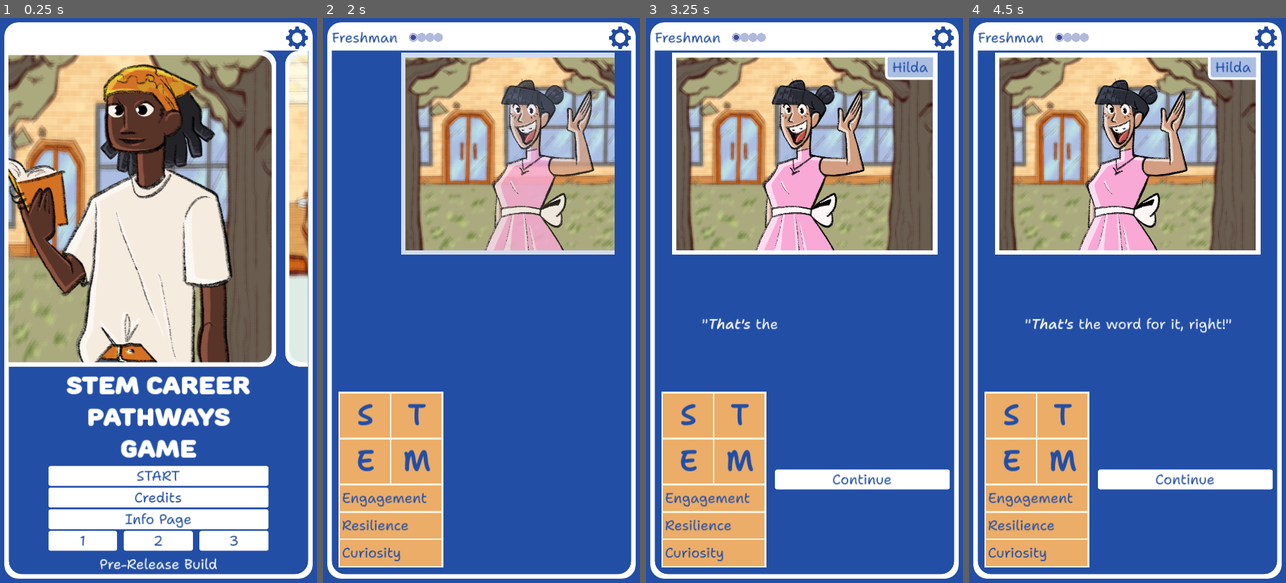
Above: before the commit, frames 1-4 (left to right).
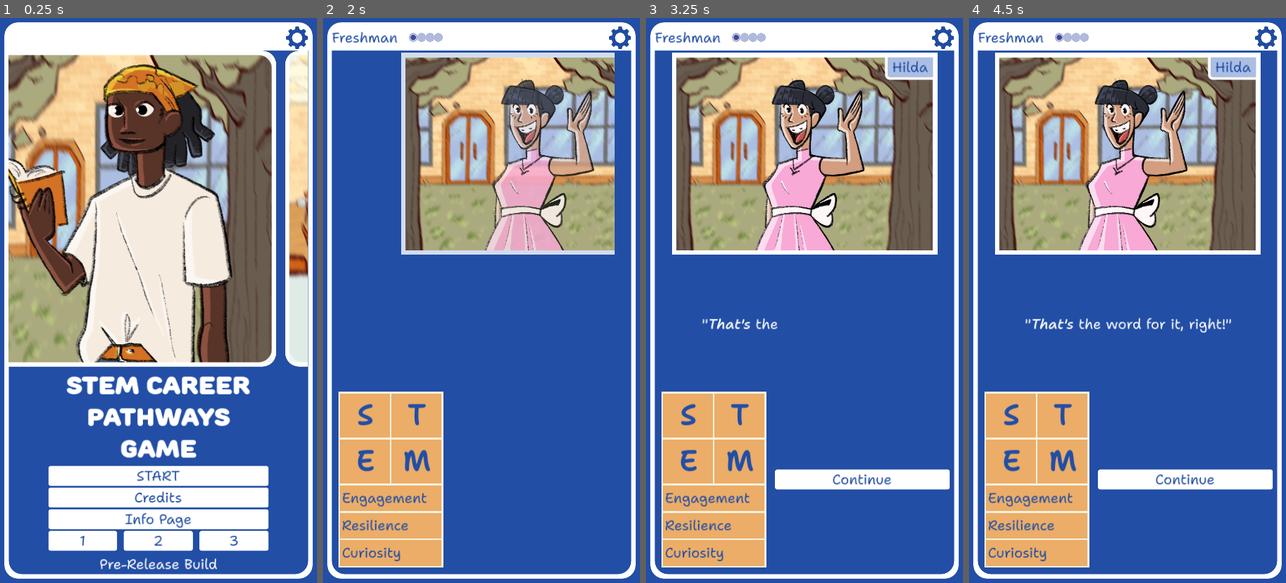
Above: after the commit, the same moments.

Repository: stem-career-paths/game
Game: Godot game, scene res://ui/screen.tscn
The game is run twice, just before and just after one commit, with the same random seed, the same clock (stepped at 60 frames per second) and the same inputs. The engine's default icon, where the game draws it, is replaced by a stand-in: a white triangle on a blue panel in a dark square.
Inputs (mouse positions are in pixels of both pictures, inside the frame that each line leads up to):
- Up to frame 1 (0.25 s): no input
- Up to frame 2 (2 s): click (481, 475) at 0.52 s; click (538, 481) at 1.25 s
- Up to frame 3 (3.25 s): tap Enter at 2 s; drag from (804, 323) to (836, 176) at 2.02 s; click (861, 441) at 2.77 s
- Up to frame 4 (4.5 s): click (1266, 40) at 3.5 s; tap Space at 4.25 s; drag from (1064, 328) to (1111, 413) at 4.27 s

The runs differ from the first frame. In frame 1, 0.8% of the frame differs, in the area x 2-98%, y 6-45%; in frame 2, 0.8%; in frame 3, 0.9%, in the area x 10-91%, y 7-41%; in frame 4, 0.9%.

Commit message:
Replace blur with a more gaussian blur

Diff:
--- a/project/ui/blur.gdshader
+++ /dev/null
@@ -1,21 +0,0 @@
-// From https://github.com/godotengine/godot-demo-projects/blob/3.5-9e68af3/2d/sprite_shaders/shaders/blur.shader
-// by way of https://www.reddit.com/r/godot/comments/12cb1t2/how_to_blur_a_sprite/
-//
-// Godot demo project licensed under MIT license.
-shader_type canvas_item;
-render_mode blend_mix;
-
-uniform float radius = 2.0;
-
-void fragment() {
-	vec4 col = texture(TEXTURE, UV);
-	vec2 ps = TEXTURE_PIXEL_SIZE;
-
-	col += texture(TEXTURE, UV + vec2(0.0, -radius) * ps);
-	col += texture(TEXTURE, UV + vec2(0.0, radius) * ps);
-	col += texture(TEXTURE, UV + vec2(-radius, 0.0) * ps);
-	col += texture(TEXTURE, UV + vec2(radius, 0.0) * ps);
-	col /= 5.0;
-
-	COLOR = col;
-}
--- /dev/null
+++ b/project/ui/gaussian_blur.gdshader
@@ -0,0 +1,32 @@
+/*
+Copyright © 2023 Thomas ten Cate
+https://github.com/ttencate/blur_godot4/tree/main
+
+Licensed under MIT license
+*/
+shader_type canvas_item;
+
+// Radius that the shader was designed for.
+const float DEFAULT_RADIUS = 10.000000;
+
+// Unit vector: (1, 0) or (0, 1)
+uniform vec2 step;
+// Desired blur radius.
+uniform float radius = 10.000000;
+
+void fragment() {
+	vec2 s = radius / DEFAULT_RADIUS * step / vec2(textureSize(TEXTURE, 0));
+	COLOR.rgb =
+		0.011194727 * texture(TEXTURE, UV - 10.000000000 * s).rgb +
+		0.039368696 * texture(TEXTURE, UV - 8.415809477 * s).rgb +
+		0.071308558 * texture(TEXTURE, UV - 6.435363708 * s).rgb +
+		0.110237219 * texture(TEXTURE, UV - 4.455121108 * s).rgb +
+		0.145451038 * texture(TEXTURE, UV - 2.475020813 * s).rgb +
+		0.163798995 * texture(TEXTURE, UV - 0.495000167 * s).rgb +
+		0.157439298 * texture(TEXTURE, UV + 1.485004498 * s).rgb +
+		0.129158204 * texture(TEXTURE, UV + 3.465057055 * s).rgb +
+		0.090434685 * texture(TEXTURE, UV + 5.445220765 * s).rgb +
+		0.054043977 * texture(TEXTURE, UV + 7.425557483 * s).rgb +
+		0.027564604 * texture(TEXTURE, UV + 9.406126897 * s).rgb;
+	COLOR.a = 1.0;
+}
--- a/project/ui/location_view.tscn
+++ b/project/ui/location_view.tscn
@@ -1,11 +1,12 @@
 [gd_scene load_steps=4 format=3 uid="uid://ctpger8oqxh5u"]
 
-[ext_resource type="Shader" path="res://ui/blur.gdshader" id="1_d65tr"]
+[ext_resource type="Shader" path="res://ui/gaussian_blur.gdshader" id="1_g6ft6"]
 [ext_resource type="Texture2D" uid="uid://dn3sdi40yoltw" path="res://locations/hallway.png" id="2_6s82d"]
 
 [sub_resource type="ShaderMaterial" id="ShaderMaterial_o5qot"]
-shader = ExtResource("1_d65tr")
-shader_parameter/radius = 4.0
+shader = ExtResource("1_g6ft6")
+shader_parameter/step = Vector2(0.5, 0.8)
+shader_parameter/radius = 8.0
 
 [node name="Location" type="TextureRect"]
 material = SubResource("ShaderMaterial_o5qot")
